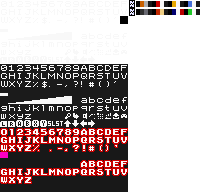
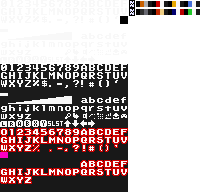
The second 200px x 192px image is a revision of the first. Changes to its layers:
removed layer "Pasted Layer #3" over [1,1,127,119]
showed "Pasted Layer #2", painted on it over [1,0,127,119]
